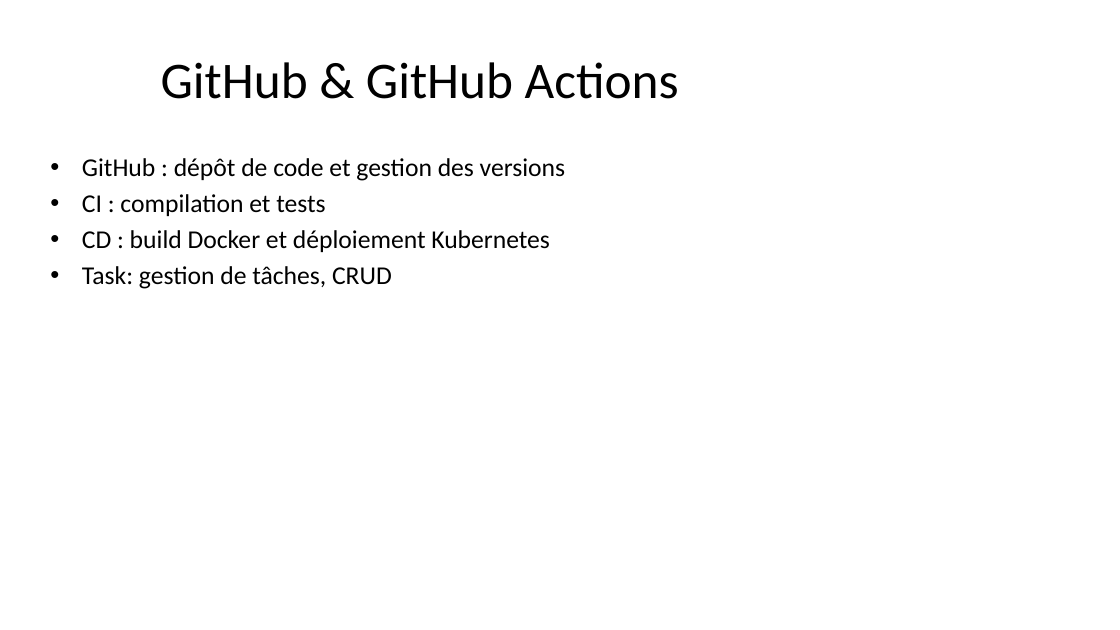
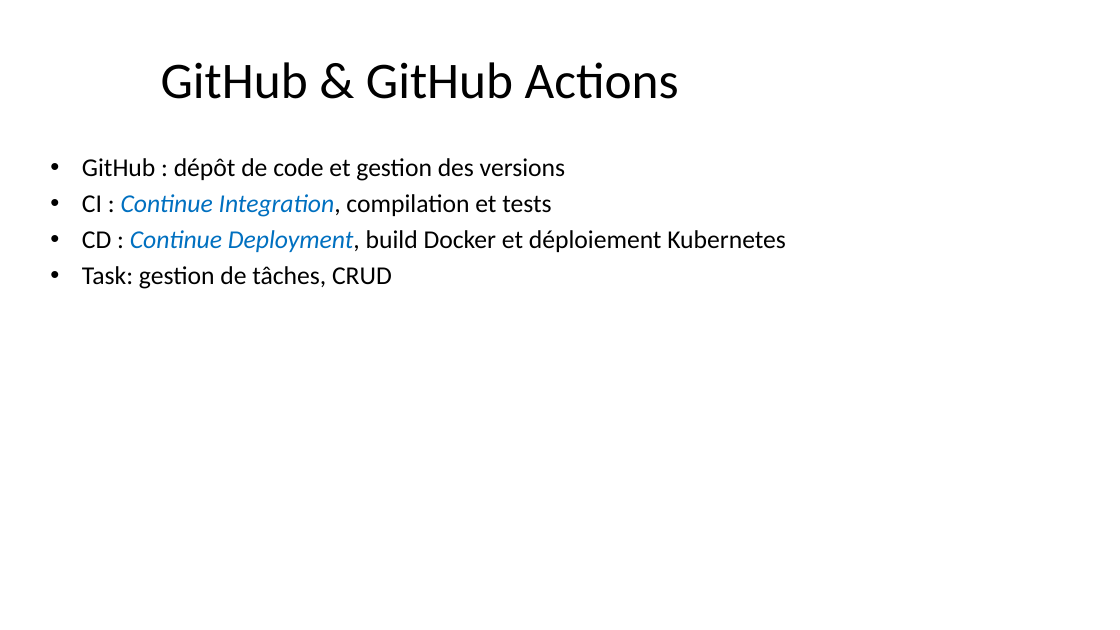
Before and after one commit to kwame-agban/taskmanager-microservices-devops, a slide deck: slide 4 of video et fichiers à publier/Presentation_DevOps_TaskManager_Microservices.pptx. Drawn at 1120x630 pixels with LibreOffice and Linux fonts; fonts in the diff are those of the drawing. Boxes give left, top, right and bottom in pixels: in the first picture for what was removed or moved away, otherwise in the second. Text is boxed around its words. In the diff, an @@ line names an element or a change of style, - is before the commit and + after.

```diff
--- a/video et fichiers à publier/Presentation_DevOps_TaskManager_Microservices.pptx
+++ b/video et fichiers à publier/Presentation_DevOps_TaskManager_Microservices.pptx
@@ text at (82, 194, 786, 252): text changed @@
-• CI : compilation et tests
-• CD : build Docker et déploiement Kubernetes
+• CI : Continue Integration, compilation et tests
+• CD : Continue Deployment, build Docker et déploiement Kubernetes
```
Also in this commit, not shown: 3 other slides changed, 1 slide added, 1 other file.
